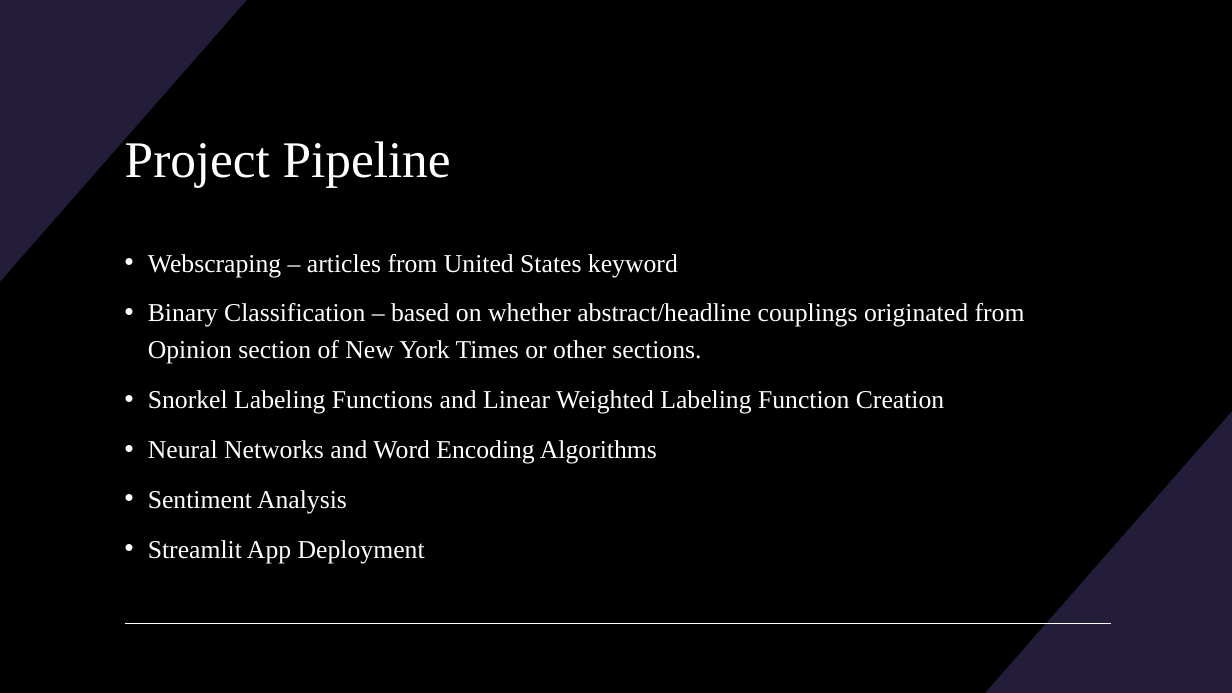
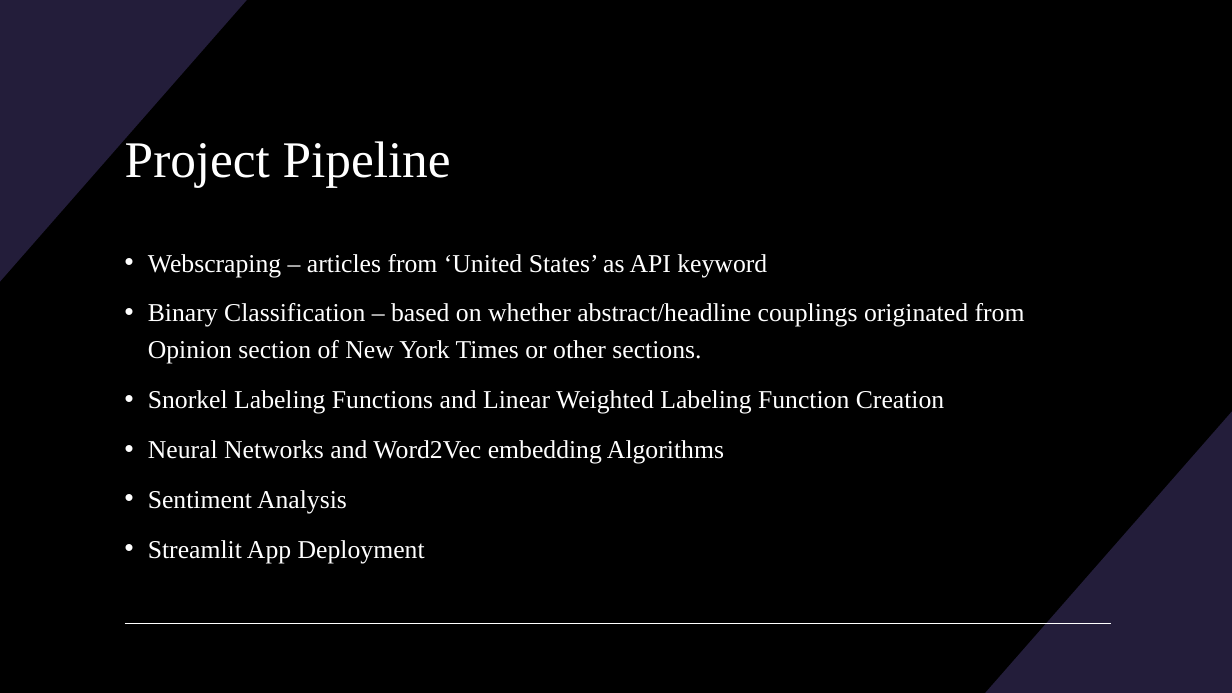
Before and after one commit to BenjaminRocco/Capstone_Project, a slide deck: slide 4 of Capstone_Presentation.pptx. Drawn at 1232x693 pixels with LibreOffice and Linux fonts; fonts in the diff are those of the drawing. Boxes give left, top, right and bottom in pixels: in the first picture for what was removed or moved away, otherwise in the second. Text is boxed around its words. In the diff, an @@ line names an element or a change of style, - is before the commit and + after.

```diff
--- a/Capstone_Presentation.pptx
+++ b/Capstone_Presentation.pptx
@@ text at [148, 254, 767, 277]: text changed @@
-• Webscraping – articles from United States keyword
+• Webscraping – articles from ‘United States’ as API keyword
@@ text at [148, 440, 724, 464]: text changed @@
-• Neural Networks and Word Encoding Algorithms
+• Neural Networks and Word2Vec embedding Algorithms
```
Also in this commit, not shown: 8 other slides changed, 5 slides added, 13 other files.
